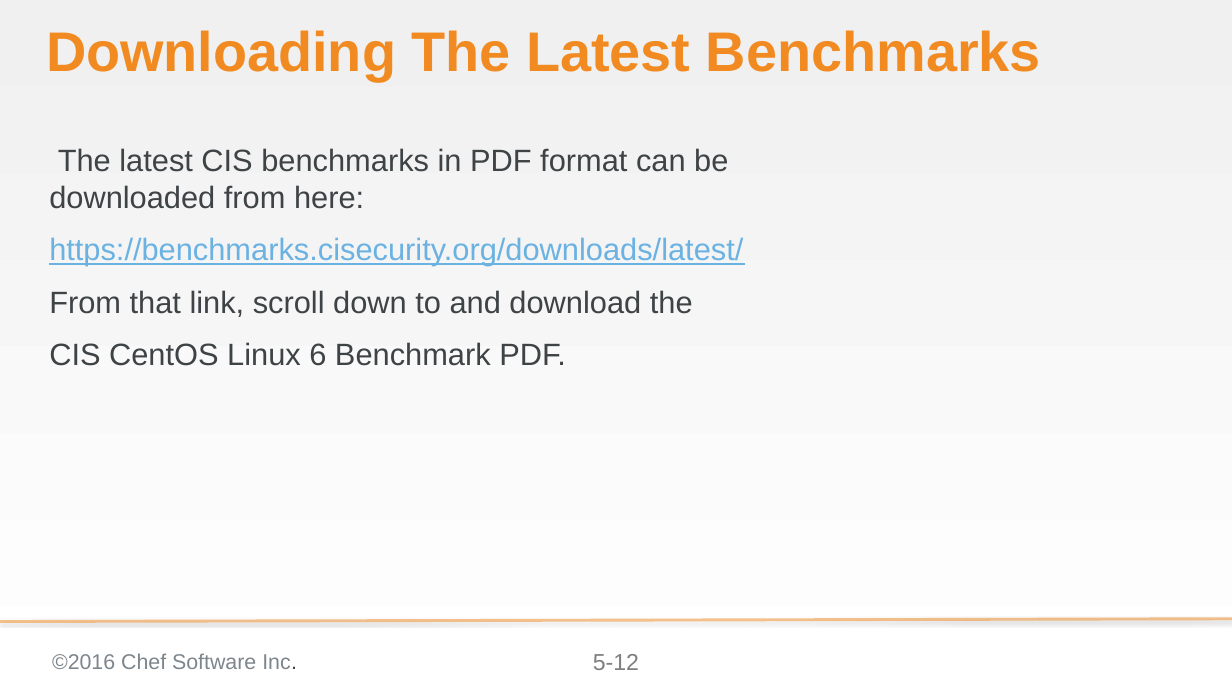
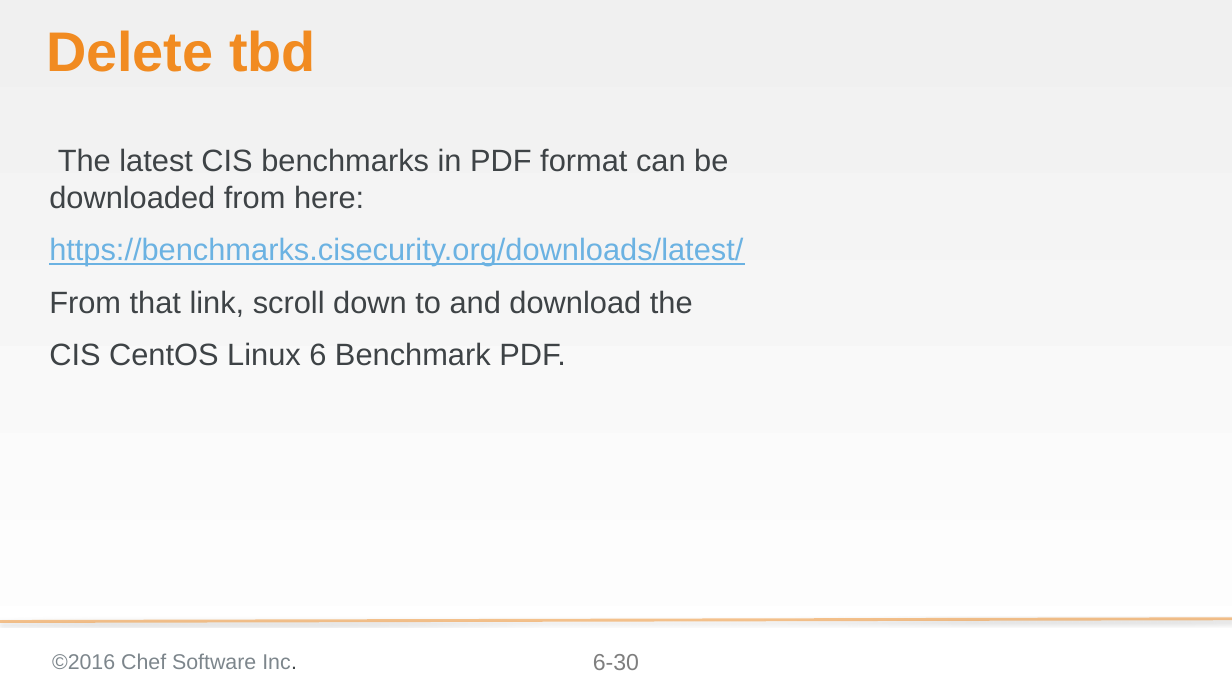
Before and after one commit to bchamby/chef-compliance-installation-configuration-operation, a slide deck: slide 30 of 06-compliance-frameworks-inspec.pptx (slide 12 before the commit). Drawn at 1232x693 pixels with LibreOffice and Linux fonts; fonts in the diff are those of the drawing; background and template pictures are left out. Boxes give left, top, right and bottom in pixels: in the first picture for what was removed or moved away, otherwise in the second. Text is boxed around its words. In the diff, an @@ line names an element or a change of style, - is before the commit and + after.

Commit message:
Finished CIS Benchmarks lab

```diff
--- a/06-compliance-frameworks-inspec.pptx
+++ b/06-compliance-frameworks-inspec.pptx
@@ title at bbox=[46, 30, 316, 72]: text changed @@
-Downloading The Latest Benchmarks
+Delete tbd
@@ page number at bbox=[593, 654, 639, 670]: text changed @@
-5-12
+6-30
```
Also in this commit, not shown: 3 other slides changed, 15 slides added, 7 slides removed.
